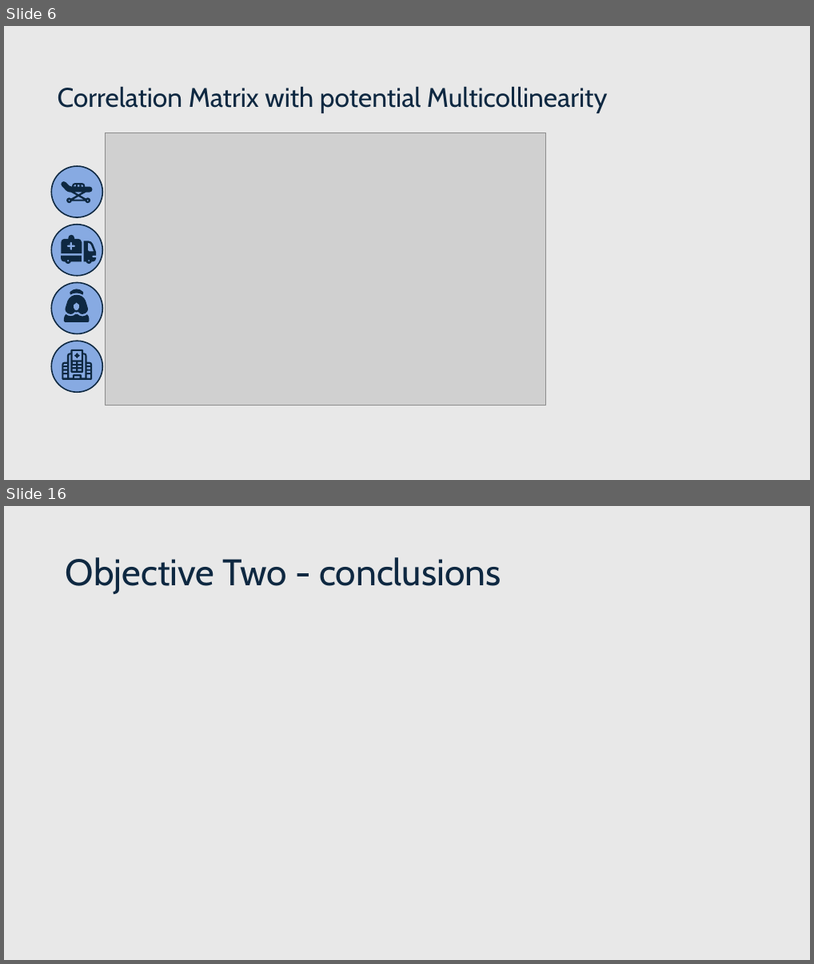
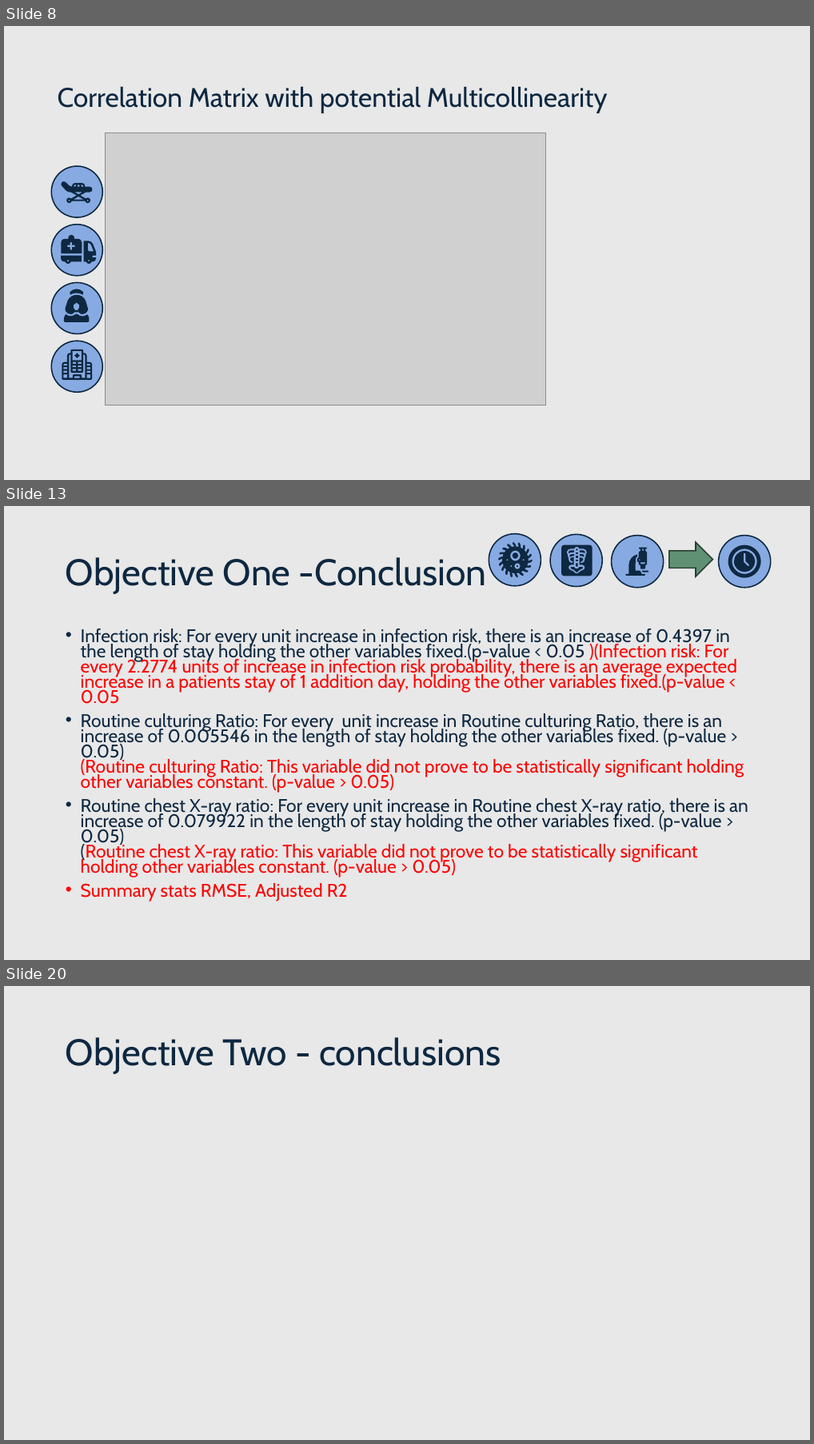
Before and after one commit to Payday4/Hospitalization_stays, a slide deck: medical data WIP.pptx. Shown one above the other, each under a label of ours: slides 6 and 16 before the commit, slides 8, 13 and 20 after it; the slides between them are not shown. The pictures are 814x964 and 814x1444 pixels, drawn with LibreOffice and Linux fonts; fonts in the diff are those of the drawing; grey boxes stand for pictures. Boxes give left, top, right and bottom in pixels: in the first picture for what was removed or moved away, otherwise in the second. Text is boxed around its words. In the diff, an @@ line names an element or a change of style, - is before the commit and + after.

```diff
--- a/medical data WIP.pptx
+++ b/medical data WIP.pptx
@@ slide 13 added at bbox=[4, 506, 810, 960], background #E8E8E8 @@
@@ group added at bbox=[489, 534, 771, 587]: 19 freeform shapes, 4 ellipses, 1 right arrow @@
@@ title added at bbox=[66, 557, 487, 594], 44 pt, text #0E2841 @@
+Objective One -Conclusion
@@ text added at bbox=[81, 628, 749, 901], 21.7 pt, text #0E2841 @@
+• Infection risk: For every unit increase in infection risk, there is an increase of 0.4397 in the length of stay holding the other variables fixed.(p-value < 0.05 )(Infection risk: For every 2.2774 units of increase in infection risk probability, there is an average expected increase in a patients stay of 1 addition day, holding the other variables fixed.(p-value < 0.05
+• Routine culturing Ratio: For every unit increase in Routine culturing Ratio, there is an increase of 0.005546 in the length of stay holding the other variables fixed. (p-value > 0.05)
+  (Routine culturing Ratio: This variable did not prove to be statistically significant holding other variables constant. (p-value > 0.05)
+• Routine chest X-ray ratio: For every unit increase in Routine chest X-ray ratio, there is an increase of 0.079922 in the length of stay holding the other variables fixed. (p-value > 0.05)
+  (Routine chest X-ray ratio: This variable did not prove to be statistically significant holding other variables constant. (p-value > 0.05)
+• Summary stats RMSE, Adjusted R2
@@ what was slide 6 is now slide 8 @@
@@ what was slide 16 is now slide 20 @@
```
Also in this commit, not shown: 10 slides changed, 5 other slides added, 2 slides removed.
